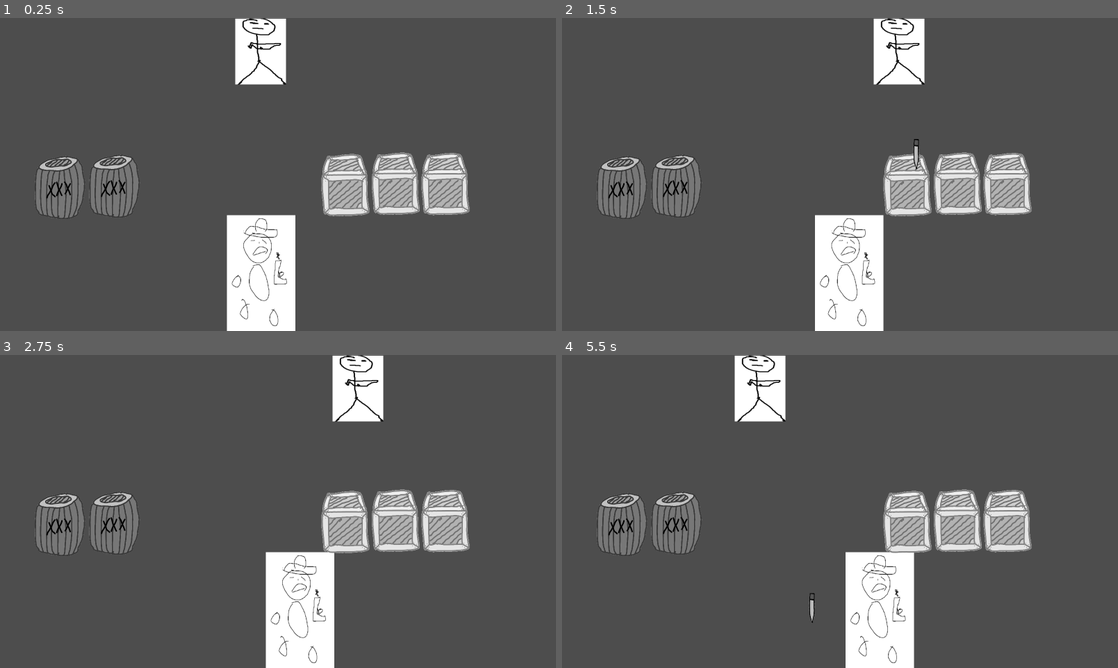
Above: before the commit, frames 1-4 (two rows, left to right).
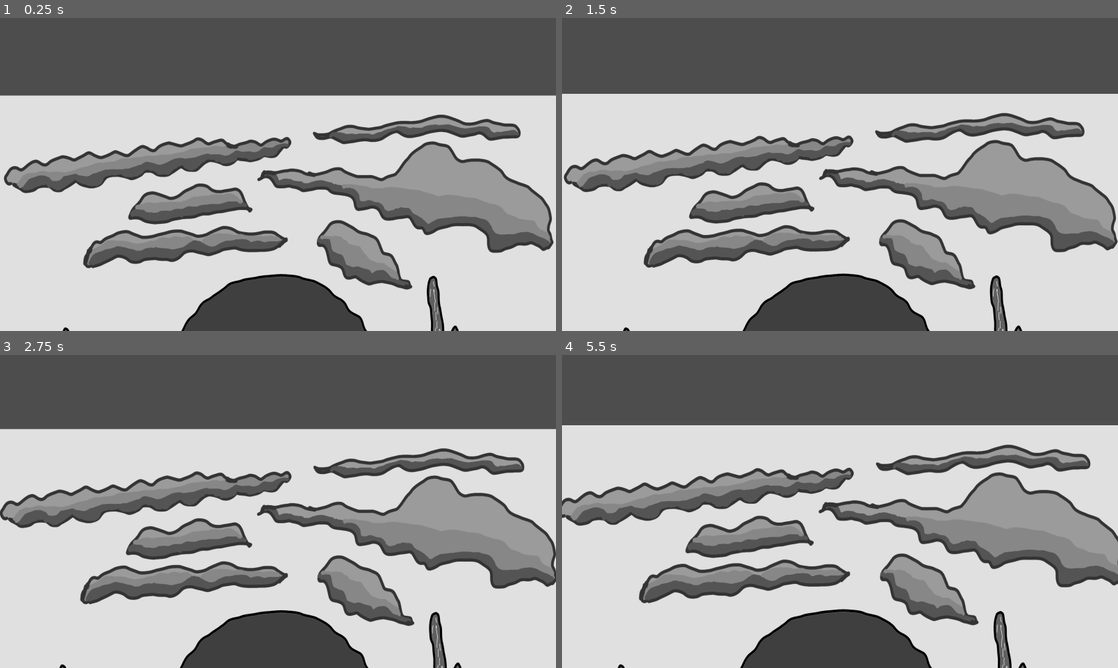
Above: after the commit, the same moments.

Repository: NihalBAnand/LD54
Game: Godot game, scene res://Scenes/Intro.tscn
Two runs of this game, one before a commit and one after it. Both use one fixed random seed, a clock stepped at 60 frames per second and the inputs below. Before the commit the project starts from res://Scenes/shooter.tscn.
Inputs:
- Up to frame 1 (0.25 s): no input
- Up to frame 2 (1.5 s): hold D (player_right) 0.53-1.28 s; tap Space (shoot) at 0.6, 1.35 s; hold A (player_left) from 1.28 s (still down)
- Up to frame 3 (2.75 s): release A (player_left) at 2.03 s; hold D (player_right) from 2.03 s (still down); tap Space (shoot) at 2.1 s
- Up to frame 4 (5.5 s): tap Space (shoot) every 0.75 s from 2.85 to 5.1 s; release D (player_right) at 3.53 s; hold A (player_left) from 3.53 s (still down)

The runs differ from the first frame. In frame 1, 68% of the frame differs, in the area x 0-100%, y 0-100%; in frame 2, 68%; in frame 3, 69%; in frame 4, 70%.

Commit message:
Added visuals for intro scene

Diff:
--- /dev/null
+++ b/Scenes/Intro.tscn
@@ -0,0 +1,16 @@
+[gd_scene load_steps=3 format=3 uid="uid://c8q1xkkjbiypw"]
+
+[ext_resource type="Texture2D" uid="uid://mc20okblky6w" path="res://assets/Art/sunset.png" id="1_36clf"]
+[ext_resource type="Script" path="res://assets/scripts/introCamera.gd" id="2_3vtf0"]
+
+[node name="Intro" type="Node2D"]
+
+[node name="Sunset" type="Sprite2D" parent="."]
+position = Vector2(800, 449.75)
+scale = Vector2(0.799, 0.931231)
+texture = ExtResource("1_36clf")
+flip_h = true
+
+[node name="Camera2D" type="Camera2D" parent="."]
+position = Vector2(800, 450)
+script = ExtResource("2_3vtf0")
--- /dev/null
+++ b/assets/scripts/introCamera.gd
@@ -0,0 +1,6 @@
+extends Camera2D
+
+func _process(delta):
+	zoom *= 1.0001
+	position = Vector2(800, 450 + (0.5 * (DisplayServer.window_get_size().y - (get_viewport().get_visible_rect().size.y / zoom.y))));
+	print((get_viewport().get_visible_rect().size.y / zoom.y));
--- a/project.godot
+++ b/project.godot
@@ -11,7 +11,7 @@
 [application]
 
 config/name="LD54"
-run/main_scene="res://Scenes/shooter.tscn"
+run/main_scene="res://Scenes/Intro.tscn"
 config/features=PackedStringArray("4.1", "GL Compatibility")
 config/icon="res://icon.svg"
 
Not shown: 1 places in Scenes/shooter.tscn that only renumber resources
Binary file added: assets/Art/sunset.png
Not shown, added: assets/Art/sunset.png.import
Not shown: 1 places in assets/prefabs/barrel.tscn that only renumber resources
